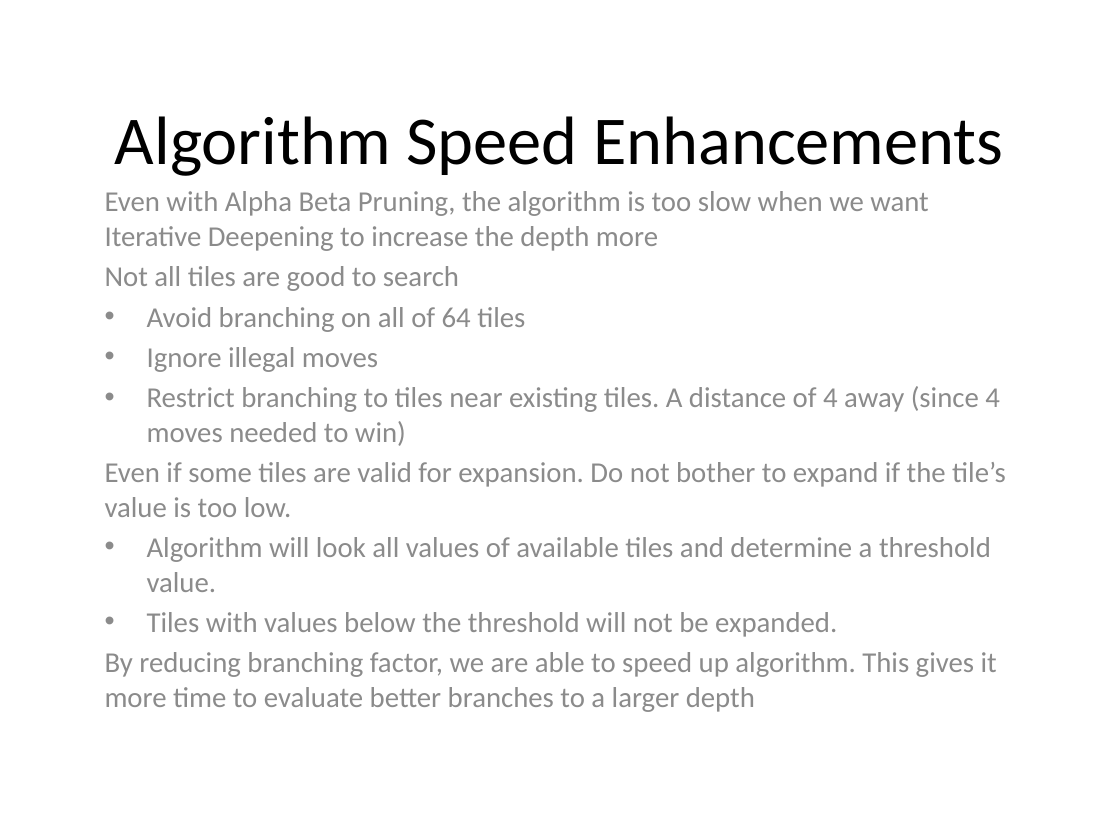
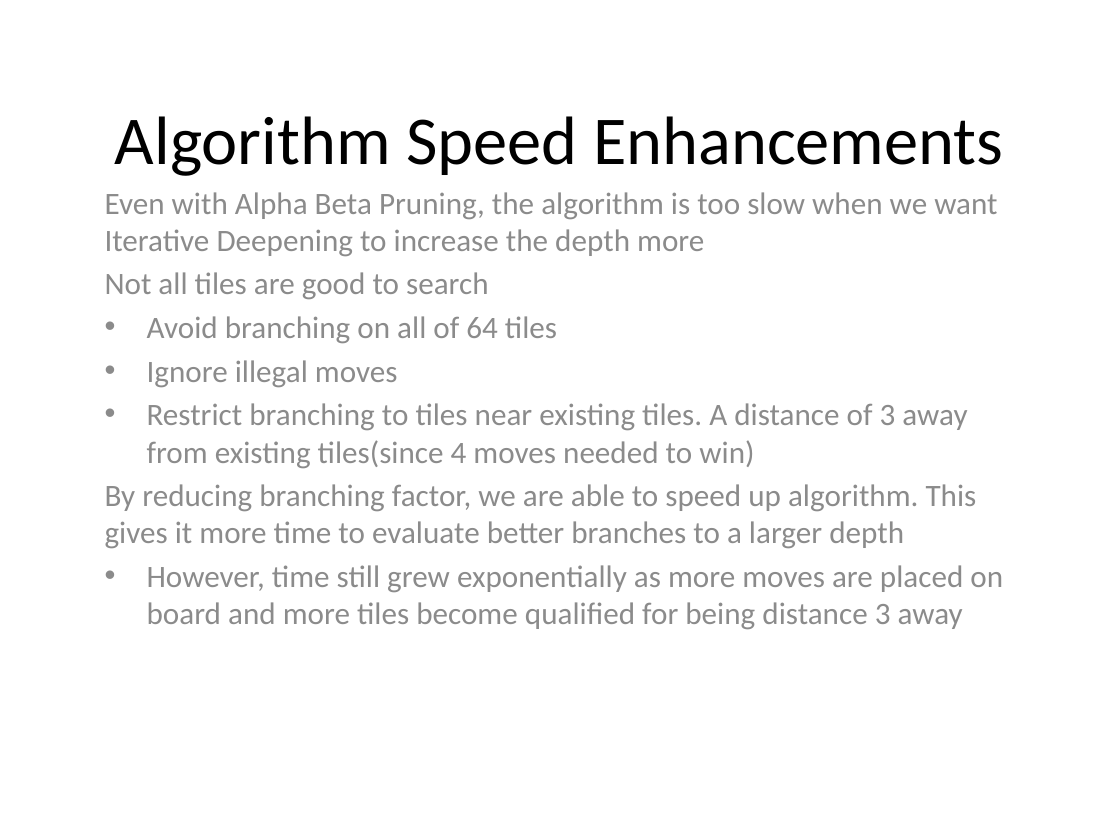
Before and after one commit to yangjiao2/271AIgame, a slide deck: slide 8 of Presentation.pptx. Drawn at 1120x840 pixels with LibreOffice and Linux fonts; fonts in the diff are those of the drawing. Boxes give left, top, right and bottom in pixels: in the first picture for what was removed or moved away, otherwise in the second. Text is boxed around its words. In the diff, an @@ line names an element or a change of style, - is before the commit and + after.

```diff
--- a/Presentation.pptx
+++ b/Presentation.pptx
@@ subtitle at <box>105,192,997,548</box>: size 18.5 to 20 pt in "Even with Alpha Beta Pruning, the algorithm ...", "Not all tiles are good to search", "Avoid branching on all of 64 tiles", "Ignore illegal moves" and 1 more places @@
@@ subtitle at <box>147,403,967,468</box>: text changed; size 18.5 to 20 pt @@
-• Restrict branching to tiles near existing tiles. A distance of 4 away (since 4 moves needed to win)
-Even if some tiles are valid for expansion. Do not bother to expand if the tile’s value is too low.
-• Algorithm will look all values of available tiles and determine a threshold value.
-• Tiles with values below the threshold will not be expanded.
+• Restrict branching to tiles near existing tiles. A distance of 3 away from existing tiles(since 4 moves needed to win)
@@ subtitle at <box>147,565,1003,629</box>: paragraph added @@
+• However, time still grew exponentially as more moves are placed on board and more tiles become qualified for being distance 3 away
```
Also in this commit, not shown: 4 other slides changed, 2 other files.
